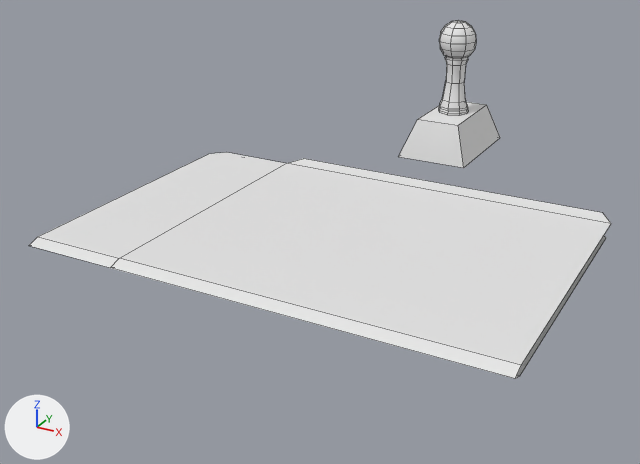
An edit to the FBX model Assets/Models/folder.fbx, drawn before and after from the same camera.
Rendered twice from a 50 mm camera at (0.33, -0.606, 0.363) aimed at (-0.036, 0.059, 0.031). The axes (+X, +Y, +Z) are drawn at lower left. The lights are the same throughout. The older version comes first. Mesh edges are drawn as thin lines.

In view in the first picture: 'folder', 'folder top', 'stamp'.
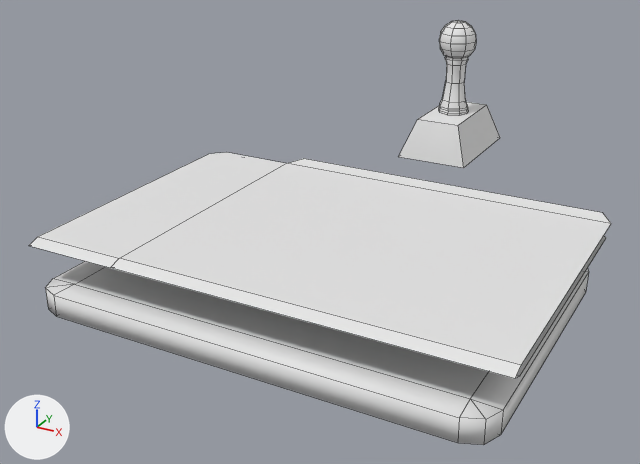
What differs and where, as boxes [x1, y1, x2, y2] in the pictures (640 x 464 px):
'tablet', added: after [45, 261, 589, 445]

What changed in the scene script:
```text
Add me_cube_004:
    me_cube_004.from_pydata(...)  # 64 vertices, 56 faces; spans x -0.2..0.2, y -0.14..0.14, z -0.005..0.02
Add ob_tablet:
    ob_tablet = bpy.data.objects.new('tablet', me_cube_004)
    ob_tablet.location = (0.0, 0.0, 0.0)
```
